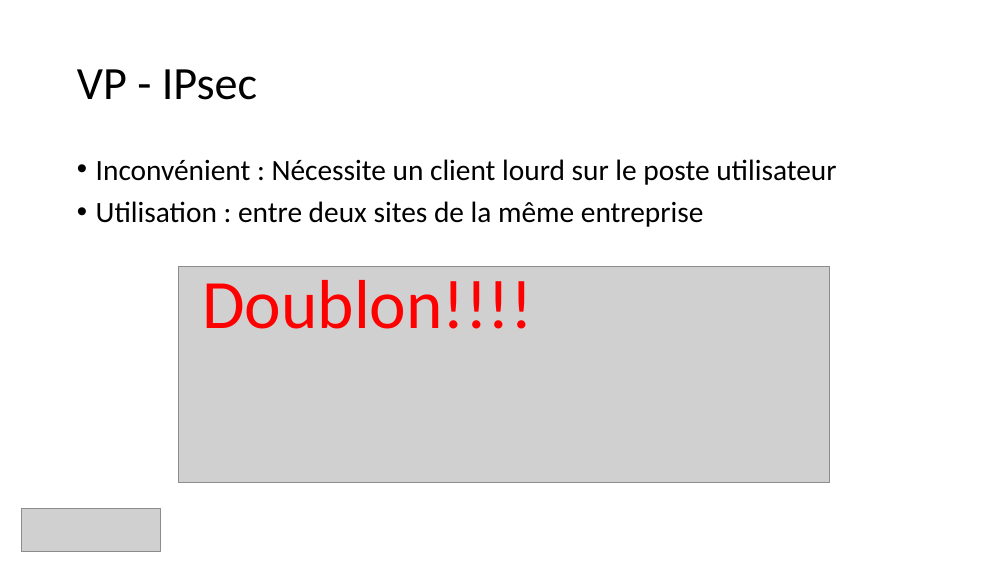
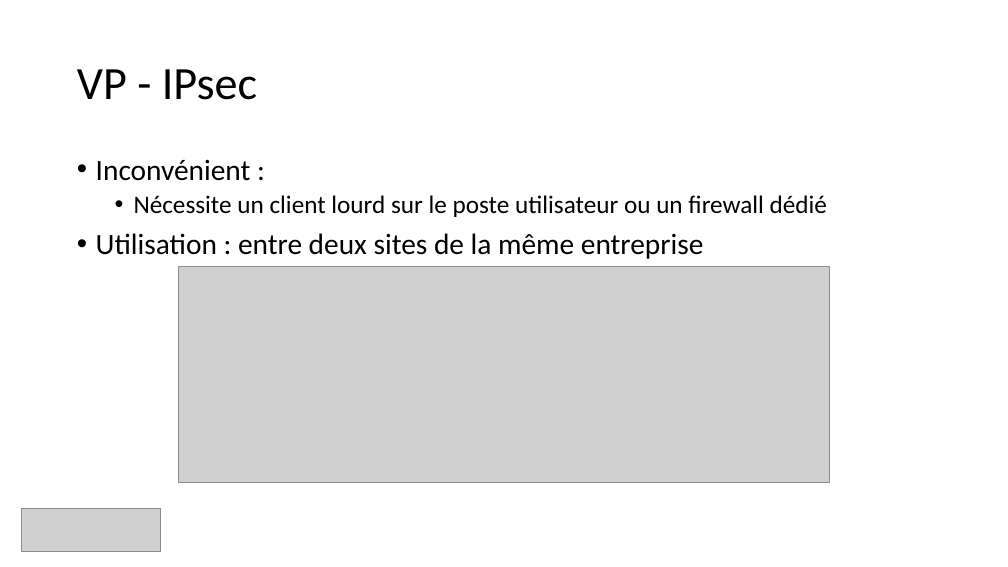
Before and after one commit to guillaume-rico/reseaux_informatiques, a slide deck: slide 43 of 01_CM/CM3 Réseaux Informatiques.pptx (slide 36 before the commit). Drawn at 1008x567 pixels with LibreOffice and Linux fonts; fonts in the diff are those of the drawing; grey boxes stand for pictures. Boxes give left, top, right and bottom in pixels: in the first picture for what was removed or moved away, otherwise in the second. Text is boxed around its words. In the diff, an @@ line names an element or a change of style, - is before the commit and + after.

```diff
--- a/01_CM/CM3 Réseaux Informatiques.pptx
+++ b/01_CM/CM3 Réseaux Informatiques.pptx
@@ text at [96,159,827,217]: text changed; size 28 to 24 pt @@
-• Inconvénient : Nécessite un client lourd sur le poste utilisateur
+• Inconvénient :
+  • Nécessite un client lourd sur le poste utilisateur ou un firewall dédié
@@ text removed at [202,280,533,329] @@
-Doublon!!!!
```
Also in this commit, not shown: 10 other slides changed, 8 slides added, 1 slide removed, 5 other files.
